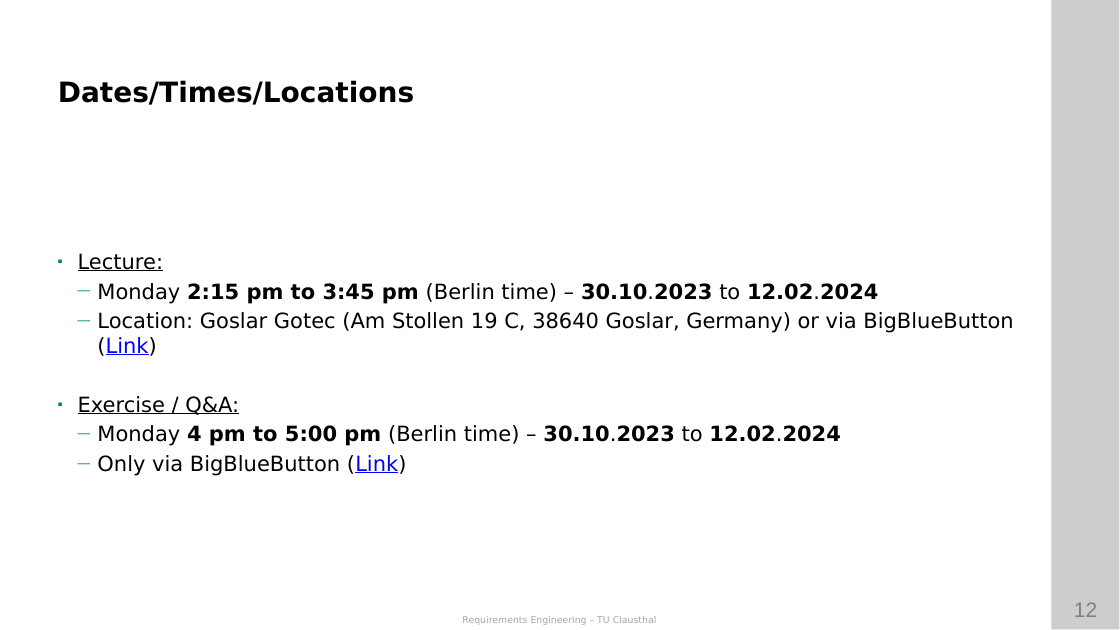
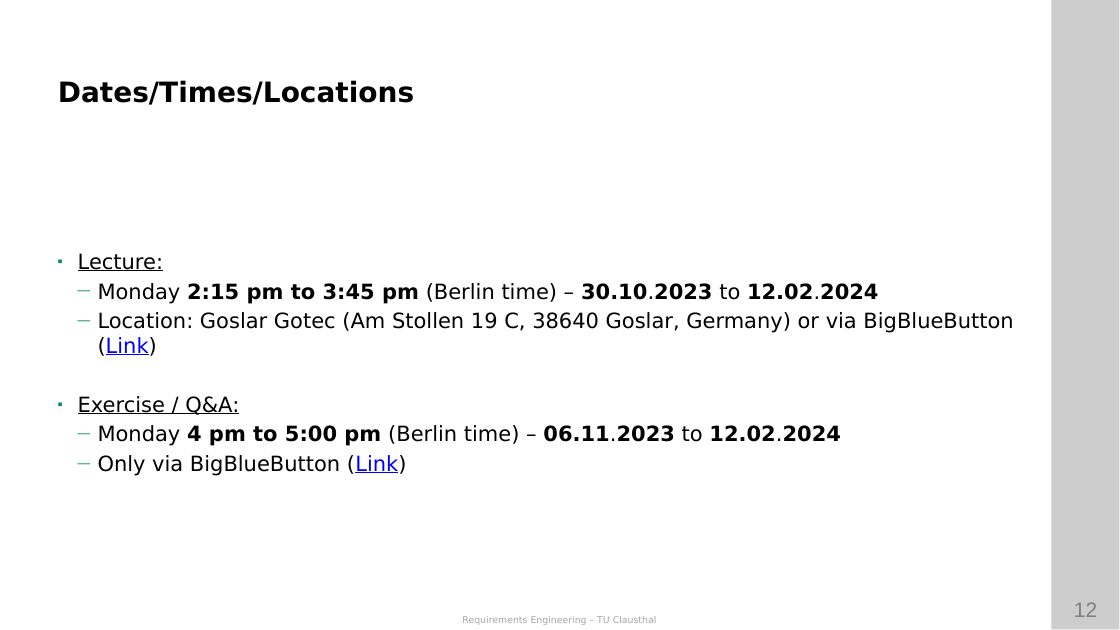
Before and after one commit to ETCE-LAB/teaching-material, a slide deck: slide 12 of Requirements-Engineering/RE-L00-Organization.pptx. Drawn at 1120x630 pixels with LibreOffice and Linux fonts; fonts in the diff are those of the drawing; background and template pictures are left out. Boxes give left, top, right and bottom in pixels: in the first picture for what was removed or moved away, otherwise in the second. Text is boxed around its words. In the diff, an @@ line names an element or a change of style, - is before the commit and + after.

```diff
--- a/Requirements-Engineering/RE-L00-Organization.pptx
+++ b/Requirements-Engineering/RE-L00-Organization.pptx
@@ text at [98, 425, 840, 446]: text changed @@
-  — Monday 4 pm to 5:00 pm (Berlin time) – 30.10.2023 to 12.02.2024
+  — Monday 4 pm to 5:00 pm (Berlin time) – 06.11.2023 to 12.02.2024
```
Also in this commit, not shown: 2 other slides changed, 2 other files.
